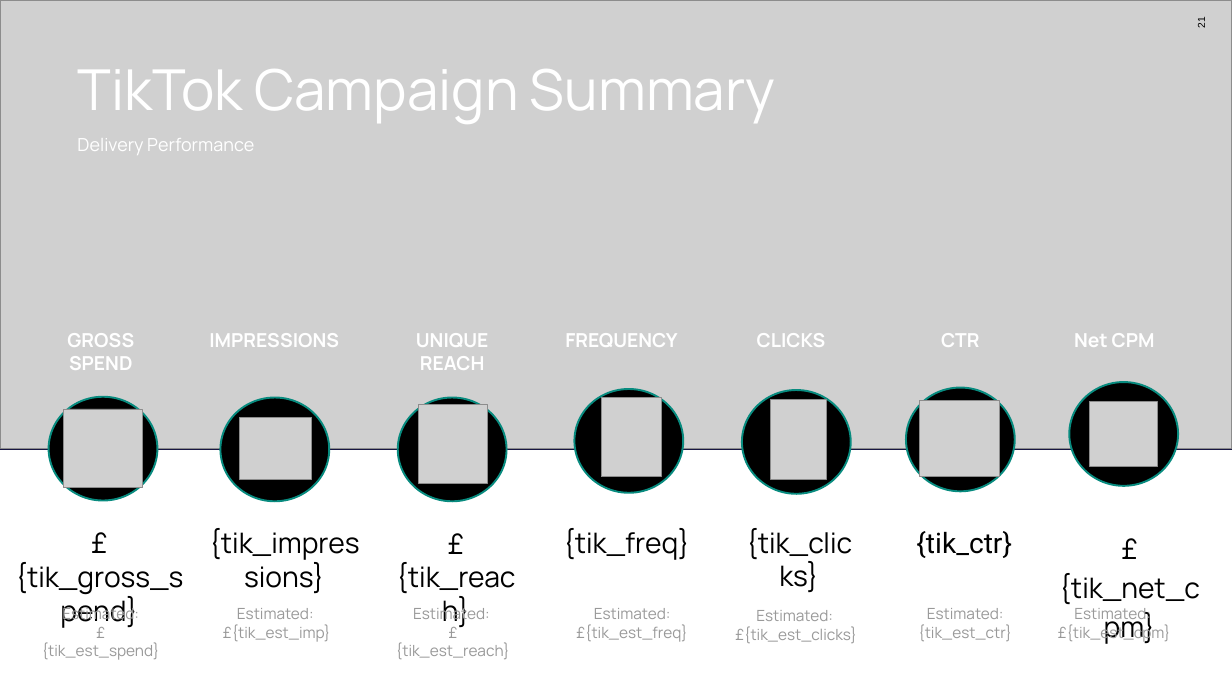
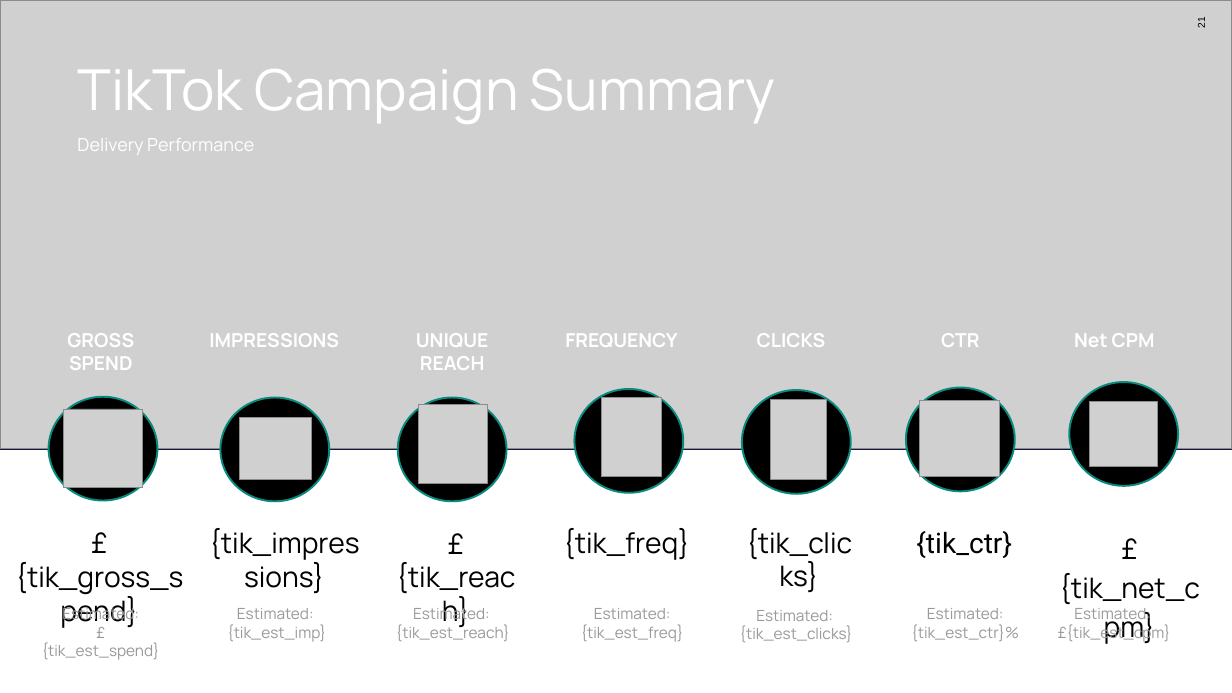
Before and after one commit to Funtoadeyemi-smg/PCR_V2, a slide deck: slide 21 of template_adjusted.pptx. Drawn at 1232x693 pixels with LibreOffice and Linux fonts; fonts in the diff are those of the drawing; grey boxes stand for pictures. Boxes give left, top, right and bottom in pixels: in the first picture for what was removed or moved away, otherwise in the second. Text is boxed around its words. In the diff, an @@ line names an element or a change of style, - is before the commit and + after.

```diff
--- a/template_adjusted.pptx
+++ b/template_adjusted.pptx
@@ text at (227,624,326,642): text changed @@
-£{tik_est_imp}
+{tik_est_imp}
@@ text at (396,624,510,641): text changed @@
-£{tik_est_reach}
+{tik_est_reach}
@@ text at (581,624,684,642): text changed @@
-£{tik_est_freq}
+{tik_est_freq}
@@ text at (740,626,853,642): text changed @@
-£{tik_est_clicks}
+{tik_est_clicks}
@@ text at (911,624,1019,641): text changed @@
-{tik_est_ctr}
+{tik_est_ctr}%
```
Also in this commit, not shown: 1 other slide changed, 21 other files.
